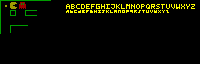
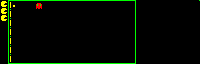
Layer changes from the first 200 × 64 image to the second:
hid "text.jpg-Kopie" over left=66, top=3, right=195, bottom=15
"pacman.jpg": opacity 61% → 100%, painted on it over left=0, top=0, right=200, bottom=64
